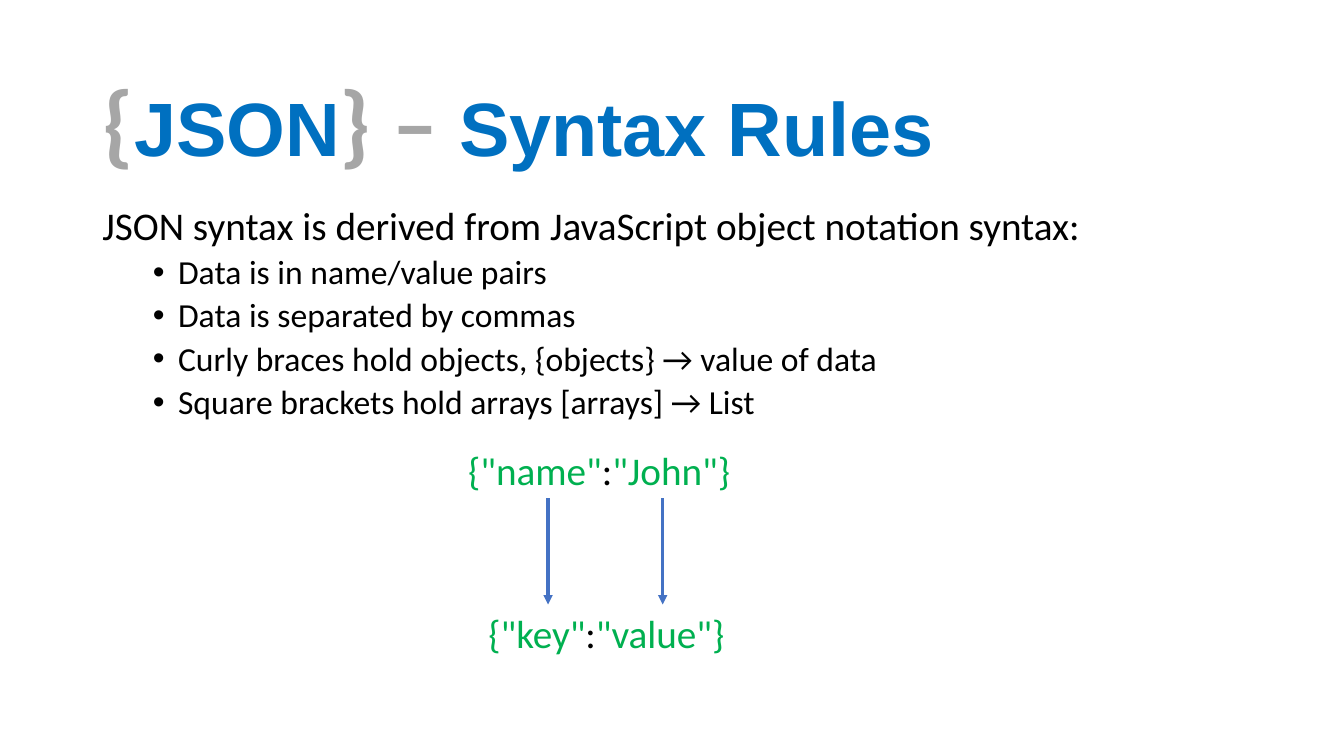
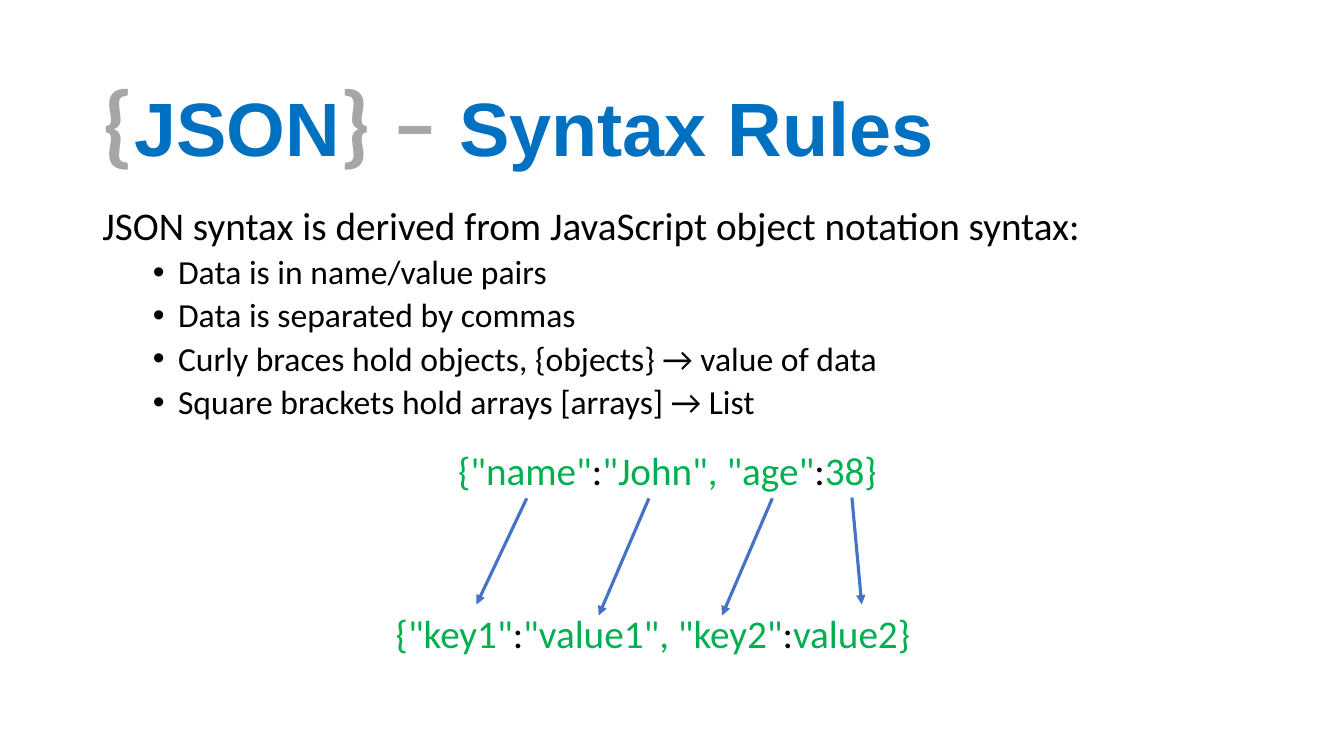
Before and after one commit to aephidayatuloh/basic_r_json, a slide deck: slide 9 of Introduction To R & JSON.pptx (slide 8 before the commit). Drawn at 1344x756 pixels with LibreOffice and Linux fonts; fonts in the diff are those of the drawing; background and template pictures are left out. Boxes give left, top, right and bottom in pixels: in the first picture for what was removed or moved away, otherwise in the second. Text is boxed around its words. In the diff, an @@ line names an element or a change of style, - is before the commit and + after.

```diff
--- a/Introduction To R & JSON.pptx
+++ b/Introduction To R & JSON.pptx
@@ text at box(458, 456, 877, 492): text changed @@
-{"name":"John"}
+{"name":"John", "age":38}
@@ arrow moved from (548, 498) - (548, 605) to (527, 498) - (477, 605) @@
@@ arrow moved from (662, 498) - (662, 605) to (649, 498) - (599, 616) @@
@@ arrow added from (772, 498) to (722, 616), #4472C4 2.25 pt @@
@@ arrow added from (852, 498) to (862, 605), #4472C4 2.25 pt @@
@@ text at box(396, 619, 910, 655): text changed @@
-{"key":"value"}
+{"key1":"value1", "key2":value2}
```
Also in this commit, not shown: 7 other slides changed, 6 slides added, 4 slides removed.
